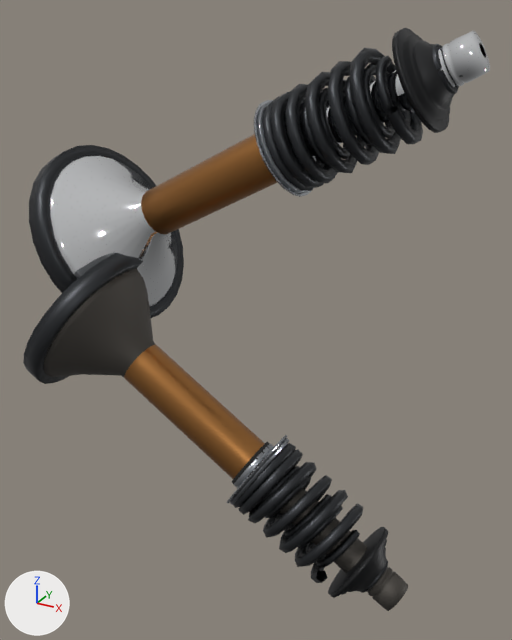
The glTF model porsche-911sc-engine/parts/valve-set-4.glb: old version first, new version second.
Camera for both pictures: a 50 mm lens placed at (140.9, -149.1, 73.0), pointed at (56.6, 4.1, -3.7). Arrows for +X, +Y and +Z are at lower left; the lights stay in place. The first picture is the older version. Where no turn or scale is listed for an object, it has been applied to the vertices. Vertices at exactly the same position are counted once.

The older version as bpy lines, for what is in view:
```python
me_mesh_0 = bpy.data.meshes.new('Mesh_0')
me_mesh_0.from_pydata(...)  # 2896 vertices, 5648 faces; spans x -55.3..55.3, y -32.0..32.0, z -67.7..67.7
me_mesh_0.materials.append(mat_darksteel)  # dark grey #3c3e41
me_mesh_3 = bpy.data.meshes.new('Mesh_3')
me_mesh_3.from_pydata(...)  # 320 vertices, 480 faces; spans x -0.13..0.13, y -0.35..0.35, z -1.0..1.0
me_mesh_3.materials.append(mat_steel)  # grey #9da1a6
me_mesh_4 = bpy.data.meshes.new('Mesh_4')
me_mesh_4.from_pydata(...)  # 192 vertices, 288 faces; spans x -6.7..6.7, y -19.2..19.2, z -53.0..53.0
me_mesh_4.materials.append(mat_polishedsteel)  # light grey #c9ccd0
me_mesh_6 = bpy.data.meshes.new('Mesh_6')
me_mesh_6.from_pydata(...)  # 560 vertices, 1064 faces; spans x -55.7..55.7, y -24.4..24.4, z -38.7..38.7
me_mesh_6.materials.append(mat_chrome)  # white #f2f4f6
me_mesh_7 = bpy.data.meshes.new('Mesh_7')
me_mesh_7.from_pydata(...)  # 616 vertices, 1176 faces; spans x -53.6..53.6, y -20.6..20.6, z -39.9..39.9
me_mesh_7.materials.append(mat_heatsteel)  # dark grey #5b5752
ob_valve_set_4_chrome = bpy.data.objects.new('valve-set-4:chrome', me_mesh_6)
ob_valve_set_4_chrome.location = (53.2, 7.0, 30.2)
ob_valve_set_4_darksteel = bpy.data.objects.new('valve-set-4:darkSteel', me_mesh_0)
ob_valve_set_4_darksteel.location = (47.6, 1.9, -1.4)
ob_valve_set_4_heatsteel = bpy.data.objects.new('valve-set-4:heatSteel', me_mesh_7)
ob_valve_set_4_heatsteel.location = (53.8, -7.0, -32.5)
ob_valve_set_4_polishedsteel = bpy.data.objects.new('valve-set-4:polishedSteel', me_mesh_4)
ob_valve_set_4_polishedsteel.location = (63.2, 0.0, -0.1)
ob_valve_set_4_steel = bpy.data.objects.new('valve-set-4:steel', me_mesh_3)
ob_valve_set_4_steel.parent = ob_valve_set_4
ob_valve_set_4_steel.location = (63.97, 0.0, -0.101)
ob_valve_set_4_steel.scale = (53.1, 53.1, 53.1)
# also in view: 'valve-set-4:bronze' at (42.8, 0.0, -0.1); 'valve-set-4:satinBlack' at (94.8, 0.0, -1.2)
```
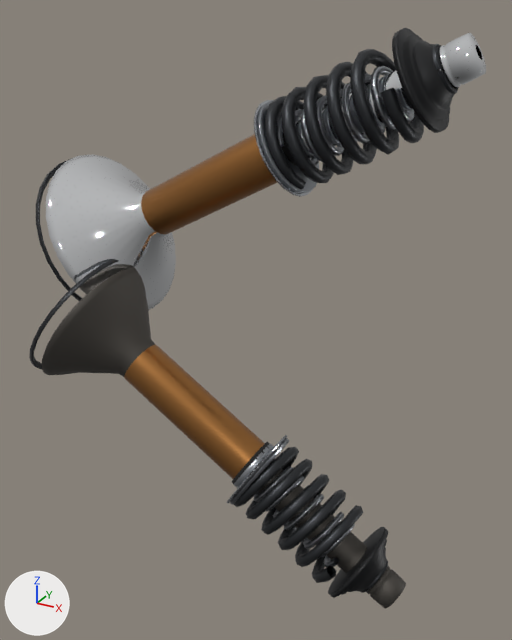
The change in detail:
me_mesh_0 is used by ob_valve_set_4_darksteel; location (47.6, 1.9, -1.4).
me_mesh_0 had 2896 vertices, 5648 faces and spanned x -55.3..55.3, y -32.0..32.0, z -67.7..67.7.
me_mesh_0 now has 1976 vertices, 3824 faces and spans x -54.8..54.8, y -29.9..29.9, z -67.7..67.7.
me_mesh_0 part 1: the loose piece of 169 vertices spanning x 47.2..55.3, y -0.3..10.6, z 55.6..63.0 is moved by (-0.5, 0.0, 0.0).
me_mesh_0 part 2: the loose piece of 169 vertices spanning x 45.0..53.0, y -0.3..10.6, z 60.2..67.7 is moved by (-0.5, 0.0, 0.0).
me_mesh_0 part 3: the loose piece of 530 vertices spanning x 14.8..45.5, y -3.0..13.2, z 37.0..65.2 is rebuilt with 510 vertices and now spans x 12.5..48.2, y -6.4..16.6, z 34.7..66.3.
me_mesh_0 part 4: the loose piece of 530 vertices spanning x 12.3..46.1, y -17.0..-0.8, z -63.3..-35.9 is rebuilt with 510 vertices and now spans x 10.2..44.7, y -20.4..2.6, z -66.8..-33.1.
me_mesh_0 part 5: the loose piece of 140 vertices spanning x -55.3..-25.6, y -21.8..32.0, z -11.5..38.4 is rebuilt with 140 vertices and now spans x -54.8..-30.6, y -19.7..29.9, z -9.6..34.7.
me_mesh_0 part 6: the loose piece of 140 vertices spanning x -52.9..-24.2, y -32.0..14.3, z -28.2..13.7 is rebuilt with 140 vertices and now spans x -52.3..-29.1, y -29.9..12.2, z -24.3..11.9.
me_mesh_0 part 7: the loose piece of 440 vertices spanning x 12.0..48.4, y -6.5..16.8, z 33.7..66.6 is deleted.
me_mesh_0 part 8: the loose piece of 440 vertices spanning x 9.8..44.9, y -20.6..2.8, z -66.9..-32.3 is deleted.
Other edits to the shape of me_mesh_0 do not show in these pictures.
me_mesh_3 is used by ob_valve_set_4_steel; parent ob_valve_set_4; location (63.97, 0.0, -0.101); scale (53.1, 53.1, 53.1).
me_mesh_3 had 320 vertices, 480 faces and spanned x -0.13..0.13, y -0.35..0.35, z -1.0..1.0.
me_mesh_3 now has 1868 vertices, 3552 faces and spans x -0.29..0.29, y -0.3..0.3, z -1.0..1.0.
me_mesh_3 part 9: the loose piece of 96 vertices spanning x -0.11..0.12, y -0.09..0.35, z 0.6..1.0 is scaled about its middle by 0.843, then moved by (-0.19, -0.02, -0.11).
me_mesh_3 part 10: 3 vertices moved within x 0.01..0.06, y -0.16..-0.03, z -0.76..-0.7; 156 vertices removed from x -0.13..0.13, y -0.35..0.09, z -1.0..-0.62; 770 vertices added at x -0.2..0.25, y -0.22..0.0, z -1.0..-0.58.
me_mesh_3 part 11: 63 vertices removed from x -0.11..0.06, y -0.01..0.27, z 0.65..0.92; 773 vertices added at x -0.21..0.29, y 0.0..0.22, z 0.63..1.0.
Other edits to the shape of me_mesh_3 do not show in these pictures.
Object 'valve-set-4:darkSteel' (ob_valve_set_4_darksteel) moves from (47.6, 1.9, -1.4) to (48.1, 1.9, -1.4).
Object 'valve-set-4:steel' (ob_valve_set_4_steel) moves from (63.97, 0.0, -0.101) to (75.66, 0.0, -1.373).
Object 'valve-set-4:steel' (ob_valve_set_4_steel) is rescaled from (53.1, 53.1, 53.1) to (62.9, 62.9, 62.9).
Object 'valve-set-4:chrome' (ob_valve_set_4_chrome) moves from (53.2, 7.0, 30.2) to (52.5, 7.0, 29.8).
Object 'valve-set-4:heatSteel' (ob_valve_set_4_heatsteel) moves from (53.8, -7.0, -32.5) to (53.2, -7.0, -32.1).

Where the change shows, as pixel boxes (x1, y1, x2, y2) in the pictures (512 x 640 px; the box of a moved part takes in the faces that stretch with it):
'valve-set-4:darkSteel', reshaped, moved: before (23, 44, 459, 593); after (29, 44, 459, 593)
'valve-set-4:chrome', moved: before (49, 31, 490, 308); after (46, 33, 486, 310)
'valve-set-4:heatSteel', moved: before (44, 269, 408, 611); after (41, 267, 406, 609)
'valve-set-4:steel', reshaped, moved, rescaled (113% wider, 24% taller): before (230, 100, 316, 505); after (230, 66, 414, 567)
part 1 of me_mesh_0, moved or reshaped: (438, 70, 459, 94) in both
part 2 of me_mesh_0, moved or reshaped (mostly hidden): before (432, 44, 443, 70); after (432, 44, 442, 70)
part 3 of me_mesh_0, rebuilt (25% wider, 25% taller): before (284, 56, 411, 168); after (265, 49, 424, 189)
part 4 of me_mesh_0, rebuilt: before (255, 466, 360, 568); after (234, 447, 363, 583)
part 5 of me_mesh_0, rebuilt: before (29, 145, 184, 318); after (36, 158, 149, 311)
part 6 of me_mesh_0, rebuilt: before (23, 253, 143, 384); after (29, 259, 119, 369)
part 7 of me_mesh_0, deleted: before (262, 48, 423, 191)
part 8 of me_mesh_0, deleted: before (234, 443, 363, 583)
part 9 of me_mesh_3, moved or reshaped: before (257, 100, 316, 193); after (257, 100, 319, 193)
part 10 of me_mesh_3, reshaped: before (230, 438, 289, 505); after (254, 466, 355, 567)
part 11 of me_mesh_3, reshaped: after (277, 66, 414, 166)
